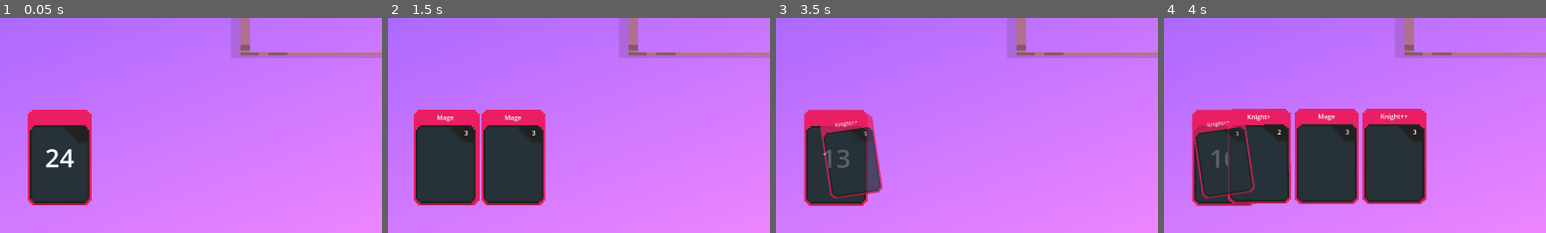
Above: before the commit, frames 1-4 (left to right).
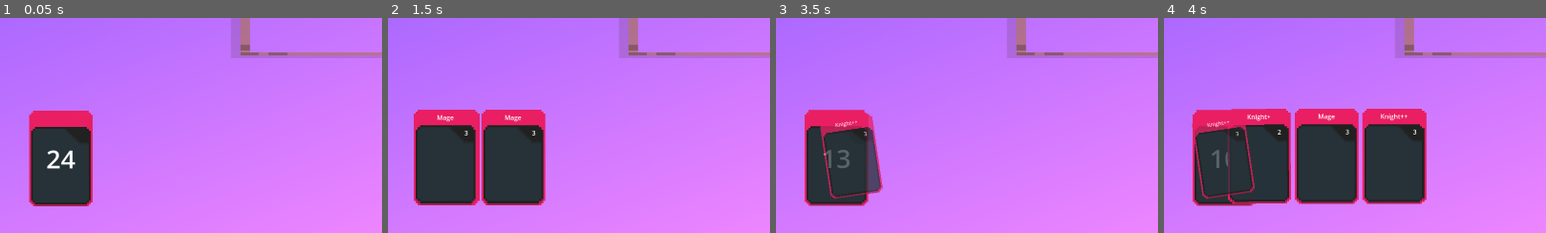
Above: after the commit, the same moments.

Repository: brandon-relentnet/deck-management
Game: Godot game, scene res://main.tscn
Same seed, same stepped clock (60 frames per second), same inputs: the game is played once before the commit and once after it.
Inputs (mouse positions are % of the whole screen's width and height, from its top left):
- Up to frame 1 (0.05 s): no input
- Up to frame 2 (1.5 s): drag from (26, 82) to (50, 40) at 0.52 s; click "End Turn" at 1.25 s
- Up to frame 3 (3.5 s): drag from (30, 55) to (18, 82) at 2.02 s; click "End Turn" at 2.75 s
- Up to frame 4 (4 s): move the mouse to (10, 82) at 3.52 s; click (10, 82) at 3.67 s
The pictures show only the part of the screen within x 0-50%, y 50-100%; the shares and areas given below are measured in that part.

The runs differ from the first frame. In frame 1, 1.4% of the frame differs, in the area x 7-25%, y 42-88%; in frame 2, nothing differs; in frame 3, 0.4%; in frame 4, 0.2%.

Commit message:
Refactored the card pile code into a uniform utils file.

Diff:
--- a/main.tscn
+++ b/main.tscn
@@ -7,10 +7,7 @@
 [ext_resource type="Script" uid="uid://dtcece7lyqaaa" path="res://scripts/input_manager.gd" id="6_7mycd"]
 [ext_resource type="PackedScene" uid="uid://csw2g32wfd03q" path="res://scenes/discard.tscn" id="6_272bh"]
 [ext_resource type="PackedScene" uid="uid://ddd4e4gfmyeeh" path="res://scenes/turn_manager.tscn" id="7_272bh"]
-[ext_resource type="Script" uid="uid://bgqglerkcylxx" path="res://addons/SmoothScroll/SmoothScrollContainer.gd" id="7_kek77"]
-[ext_resource type="Script" uid="uid://b7h0k2h2qwlqv" path="res://addons/SmoothScroll/scroll_damper/expo_scroll_damper.gd" id="8_4c57u"]
-[ext_resource type="Texture2D" uid="uid://ctx0154o1b8ax" path="res://assets/red-card-back.png" id="9_kek77"]
-[ext_resource type="Texture2D" uid="uid://b8vppoupuycxn" path="res://assets/red-card-front.png" id="10_4c57u"]
+[ext_resource type="PackedScene" uid="uid://cuayje03ahsa6" path="res://scenes/card_pile_view.tscn" id="8_5vw27"]
 
 [sub_resource type="Gradient" id="Gradient_7mycd"]
 colors = PackedColorArray(0.564706, 0.364706, 1, 1, 1, 0.552941, 1, 1)
@@ -21,18 +18,6 @@
 height = 1080
 fill_from = Vector2(0.188073, 0)
 fill_to = Vector2(0.853211, 0.978593)
-
-[sub_resource type="Resource" id="Resource_fdvxv"]
-script = ExtResource("8_4c57u")
-friction = 4.0
-minimum_velocity = 0.4
-rebound_strength = 7.0
-
-[sub_resource type="Resource" id="Resource_puyw0"]
-script = ExtResource("8_4c57u")
-friction = 4.0
-minimum_velocity = 0.4
-rebound_strength = 7.0
 
 [node name="Main" type="Node2D"]
 
@@ -62,104 +47,6 @@
 [node name="Deck" parent="." instance=ExtResource("4_lquwl")]
 position = Vector2(150, 890)
 
-[node name="CardPileView" type="CanvasLayer" parent="."]
-visible = false
-
-[node name="Background" type="ColorRect" parent="CardPileView"]
-anchors_preset = 15
-anchor_right = 1.0
-anchor_bottom = 1.0
-grow_horizontal = 2
-grow_vertical = 2
-color = Color(0, 0, 0, 0.560784)
-
-[node name="DrawPileScroll" type="ScrollContainer" parent="CardPileView"]
-anchors_preset = 15
-anchor_right = 1.0
-anchor_bottom = 1.0
-grow_horizontal = 2
-grow_vertical = 2
-horizontal_scroll_mode = 0
-script = ExtResource("7_kek77")
-wheel_scroll_damper = SubResource("Resource_fdvxv")
-dragging_scroll_damper = SubResource("Resource_puyw0")
-metadata/_custom_type_script = "uid://bgqglerkcylxx"
-
-[node name="MarginContainer" type="MarginContainer" parent="CardPileView/DrawPileScroll"]
-layout_mode = 2
-size_flags_horizontal = 3
-theme_override_constants/margin_left = 100
-theme_override_constants/margin_top = 100
-theme_override_constants/margin_right = 100
-theme_override_constants/margin_bottom = 100
-
-[node name="GridContainer" type="GridContainer" parent="CardPileView/DrawPileScroll/MarginContainer"]
-layout_mode = 2
-size_flags_horizontal = 4
-theme_override_constants/h_separation = 25
-theme_override_constants/v_separation = 25
-columns = 4
-
-[node name="DiscardPileScroll" type="ScrollContainer" parent="CardPileView"]
-anchors_preset = 15
-anchor_right = 1.0
-anchor_bottom = 1.0
-grow_horizontal = 2
-grow_vertical = 2
-horizontal_scroll_mode = 0
-script = ExtResource("7_kek77")
-wheel_scroll_damper = SubResource("Resource_fdvxv")
-dragging_scroll_damper = SubResource("Resource_puyw0")
-metadata/_custom_type_script = "uid://bgqglerkcylxx"
-
-[node name="MarginContainer" type="MarginContainer" parent="CardPileView/DiscardPileScroll"]
-layout_mode = 2
-size_flags_horizontal = 3
-theme_override_constants/margin_left = 100
-theme_override_constants/margin_top = 100
-theme_override_constants/margin_right = 100
-theme_override_constants/margin_bottom = 100
-
-[node name="GridContainer" type="GridContainer" parent="CardPileView/DiscardPileScroll/MarginContainer"]
-layout_mode = 2
-size_flags_horizontal = 4
-theme_override_constants/h_separation = 25
-theme_override_constants/v_separation = 25
-columns = 4
-
-[node name="DrawPileSprite" type="Sprite2D" parent="CardPileView"]
-texture_filter = 1
-position = Vector2(150, 890)
-scale = Vector2(2.5, 2.5)
-texture = ExtResource("10_4c57u")
-
-[node name="DrawPileLabel" type="RichTextLabel" parent="CardPileView"]
-z_index = 2
-offset_left = 75.0
-offset_top = 775.0
-offset_right = 225.0
-offset_bottom = 1005.0
-theme_override_font_sizes/normal_font_size = 64
-text = "0"
-horizontal_alignment = 1
-vertical_alignment = 1
-
-[node name="DiscardPileSprite" type="Sprite2D" parent="CardPileView"]
-z_index = 2
-texture_filter = 1
-position = Vector2(1770, 890)
-scale = Vector2(2.5, 2.5)
-texture = ExtResource("9_kek77")
-
-[node name="DiscardPileLabel" type="RichTextLabel" parent="CardPileView"]
-z_index = 2
-offset_left = 1695.0
-offset_top = 775.0
-offset_right = 1845.0
-offset_bottom = 1005.0
-theme_override_font_sizes/normal_font_size = 64
-text = "0"
-horizontal_alignment = 1
-vertical_alignment = 1
+[node name="CardPileView" parent="." instance=ExtResource("8_5vw27")]
 
 [connection signal="pressed" from="TurnManager" to="CardManager" method="_on_turn_manager_pressed"]
--- a/scenes/card_pile_view.tscn
+++ b/scenes/card_pile_view.tscn
@@ -26,15 +26,17 @@
 anchor_bottom = 1.0
 grow_horizontal = 2
 grow_vertical = 2
-color = Color(0, 0, 0, 0.560784)
+color = Color(0, 0, 0, 0.705882)
 
 [node name="DrawPileScroll" type="ScrollContainer" parent="."]
+visible = false
 anchors_preset = 15
 anchor_right = 1.0
 anchor_bottom = 1.0
 grow_horizontal = 2
 grow_vertical = 2
 horizontal_scroll_mode = 0
+vertical_scroll_mode = 3
 script = ExtResource("1_rqpms")
 wheel_scroll_damper = SubResource("Resource_fdvxv")
 dragging_scroll_damper = SubResource("Resource_puyw0")
@@ -56,6 +58,7 @@
 columns = 4
 
 [node name="DiscardPileScroll" type="ScrollContainer" parent="."]
+visible = false
 anchors_preset = 15
 anchor_right = 1.0
 anchor_bottom = 1.0
--- /dev/null
+++ b/scripts/card_pile_view.gd
@@ -0,0 +1,78 @@
+extends Node
+class_name CardPileUtils
+# Enums for pile type
+enum PileType {DRAW, DISCARD}
+# Update the displayed count of cards in the pile
+static func update_display(pile_node: Node2D, count: int) -> void:
+	# Apply shake effect when cards are added/removed
+	Utils.apply_shake_effect(pile_node)
+
+	# Update the text in the relevant labels
+	if pile_node.has_node("RichTextLabel"):
+		pile_node.get_node("RichTextLabel").text = str(count)
+
+	var pile_name = "Draw" if pile_node.name == "Deck" else "Discard"
+	var pile_label = pile_node.get_node("../CardPileView/" + pile_name + "PileLabel")
+	pile_label.text = str(count)
+# Show the card pile view
+static func view_pile(pile_node: Node2D, card_scene: PackedScene, card_ids: Array, is_draw_pile: bool) -> void:
+	var pile_type = PileType.DRAW if is_draw_pile else PileType.DISCARD
+	var pile_name = "Draw" if is_draw_pile else "Discard"
+
+	# Emit the appropriate signal
+	if is_draw_pile:
+		pile_node.emit_signal("draw_pile_opened")
+	else:
+		pile_node.emit_signal("discard_pile_opened")
+
+	# Get references to UI components
+	var pile_view_container = pile_node.get_node("../CardPileView")
+	var grid_container = pile_node.get_node("../CardPileView/" + pile_name + "PileScroll/MarginContainer/GridContainer")
+
+	# Clear any existing cards in the view
+	for child in grid_container.get_children():
+		child.queue_free()
+
+	# For draw pile, we want to shuffle the display to hide the actual order
+	var display_card_ids = card_ids.duplicate()
+	if is_draw_pile:
+		display_card_ids.shuffle()
+
+	# Create a visual representation for each card in the pile
+	for card_id in display_card_ids:
+		var new_card = card_scene.instantiate()
+		new_card.setup_from_id(card_id)
+
+		# Reset rotation to avoid UI issues
+		new_card.rotation_degrees = 0
+
+		# Cards need a minimum size to render properly in container
+		var control = Control.new()
+		control.custom_minimum_size = Vector2(160, 240)
+		control.add_child(new_card)
+
+		# Position the card within its Control container
+		new_card.position = Vector2(60, 90)
+
+		grid_container.add_child(control)
+
+		# Disable dragging or other interactions for these preview cards
+		if new_card.has_node("Area2D"):
+			new_card.get_node("Area2D").input_pickable = false
+
+	# Make sure the view is visible
+	pile_view_container.visible = true
+	pile_node.get_node("../CardPileView/" + pile_name + "PileScroll").visible = true
+# Close the card pile view
+static func close_pile(pile_node: Node2D, is_draw_pile: bool) -> void:
+	var pile_name = "Draw" if is_draw_pile else "Discard"
+
+	# Hide the view
+	pile_node.get_node("../CardPileView").visible = false
+	pile_node.get_node("../CardPileView/" + pile_name + "PileScroll").visible = false
+
+	# Emit the appropriate signal
+	if is_draw_pile:
+		pile_node.emit_signal("draw_pile_closed")
+	else:
+		pile_node.emit_signal("discard_pile_closed")
--- a/scripts/deck.gd
+++ b/scripts/deck.gd
@@ -37,8 +37,7 @@
 
 # Updates the visual counter showing how many cards are left in the deck
 func update_deck_display() -> void:
-	$RichTextLabel.text = str(player_deck.size())
-	$"../CardPileView/DrawPileLabel".text = str(player_deck.size())
+	CardPileUtils.update_display(self, player_deck.size())
 
 # Main function to draw a card from the deck
 func draw_card() -> void:
@@ -105,49 +104,13 @@
 	# Update the deck counter
 	update_deck_display()
 
-# Show the draw pile view UI
+# Show the draw pile view UI (now uses CardPileUtils)
 func view_draw_pile() -> void:
-	emit_signal("draw_pile_opened")
+	CardPileUtils.view_pile(self, card_scene, player_deck, true)
 
-	# Clear any existing cards in the view
-	for child in $"../CardPileView/DrawPileScroll/MarginContainer/GridContainer".get_children():
-		child.queue_free()
-
-	# Shuffle the array so the player doesn't know what's coming next
-	var shuffled_view_player_deck = player_deck.duplicate()
-	shuffled_view_player_deck.shuffle()
-
-	# Create a visual representation for each card in the draw pile
-	for card_id in shuffled_view_player_deck:
-		var new_card = card_scene.instantiate()
-		new_card.setup_from_id(card_id)
-
-		# Reset rotation to avoid UI issues
-		new_card.rotation_degrees = 0
-
-		# Cards need a minimum size to render properly in HBoxContainer
-		var control = Control.new()
-		control.custom_minimum_size = Vector2(160, 240)
-		control.add_child(new_card)
-
-		# Position the card within its Control container
-		new_card.position = Vector2(60, 90)
-
-		$"../CardPileView/DrawPileScroll/MarginContainer/GridContainer".add_child(control)
-
-		# Disable dragging or other interactions for these preview cards
-		if new_card.has_node("Area2D"):
-			new_card.get_node("Area2D").input_pickable = false
-
-	# Make sure the TextureRect is visible
-	$"../CardPileView".visible = true
-	$"../CardPileView/DrawPileScroll".visible = true
-
-# Close the draw pile view
+# Close the draw pile view (now uses CardPileUtils)
 func close_draw_pile() -> void:
-	$"../CardPileView".visible = false
-	$"../CardPileView/DrawPileScroll".visible = false
-	emit_signal("draw_pile_closed")
+	CardPileUtils.close_pile(self, true)
 
 # Move cards from discard pile back to draw pile
 func move_discard_to_draw() -> void:
--- a/scripts/discard.gd
+++ b/scripts/discard.gd
@@ -21,51 +21,16 @@
 
 # Updates the visual counter showing how many cards are in the discard pile
 func update_discard_display() -> void:
-	# Apply shake effect when cards are added/removed
-	Utils.apply_shake_effect(self)
+	CardPileUtils.update_display(self, discard_pile.size())
 
+	# Ensure counter is visible above everything (specific to discard)
 	if has_node("RichTextLabel"):
-		$RichTextLabel.text = str(discard_pile.size())
-		$"../CardPileView/DiscardPileLabel".text = str(discard_pile.size())
-		# Ensure counter is visible above everything
 		$RichTextLabel.z_index = 21
 
-# Show the draw pile view UI
+# Show the discard pile view UI (now uses CardPileUtils)
 func view_discard_pile() -> void:
-	emit_signal("discard_pile_opened")
+	CardPileUtils.view_pile(self, card_scene, discard_pile, false)
 
-	# Clear any existing cards in the view
-	for child in $"../CardPileView/DiscardPileScroll/MarginContainer/GridContainer".get_children():
-		child.queue_free()
-
-	# Create a visual representation for each card in the draw pile
-	for card_id in discard_pile:
-		var new_card = card_scene.instantiate()
-		new_card.setup_from_id(card_id)
-
-		# Reset rotation to avoid UI issues
-		new_card.rotation_degrees = 0
-
-		# Cards need a minimum size to render properly in HBoxContainer
-		var control = Control.new()
-		control.custom_minimum_size = Vector2(160, 240)
-		control.add_child(new_card)
-
-		# Position the card within its Control container
-		new_card.position = Vector2(60, 90)
-
-		$"../CardPileView/DiscardPileScroll/MarginContainer/GridContainer".add_child(control)
-
-		# Disable dragging or other interactions for these preview cards
-		if new_card.has_node("Area2D"):
-			new_card.get_node("Area2D").input_pickable = false
-
-	# Make sure the TextureRect is visible
-	$"../CardPileView".visible = true
-	$"../CardPileView/DiscardPileScroll".visible = true
-
-# Close the draw pile view
+# Close the discard pile view (now uses CardPileUtils)
 func close_discard_pile() -> void:
-	$"../CardPileView".visible = false
-	$"../CardPileView/DiscardPileScroll".visible = false
-	emit_signal("discard_pile_closed")
+	CardPileUtils.close_pile(self, false)
--- a/scripts/input_manager.gd
+++ b/scripts/input_manager.gd
@@ -25,7 +25,6 @@
 	deck_reference.connect("draw_pile_closed", _on_draw_pile_closed)
 	discard_reference.connect("discard_pile_opened", _on_discard_pile_opened)
 	discard_reference.connect("discard_pile_closed", _on_discard_pile_closed)
-
 
 func _on_draw_pile_opened() -> void:
 	draw_pile_view_open = true
@@ -58,8 +57,8 @@
 	if result.size() > 0:
 		var card_found = result[0].collider.get_parent()
 		if card_found:
-			# Don't allow dragging cards when draw pile view is open
-			if not draw_pile_view_open:
+			# Don't allow dragging cards when any pile view is open
+			if not draw_pile_view_open and not discard_pile_view_open:
 				card_manager_reference.start_drag(card_found)
 			return
 
@@ -69,6 +68,7 @@
 		var parent_node = result[0].collider.get_parent()
 
 		if parent_node in [deck_reference, discard_reference]:
+			# Check if we're clicking on the deck or discard
 			var is_deck = parent_node == deck_reference
 
 			# Get references to the relevant pile objects based on what was clicked
Not shown: 1 places in main.tscn that only renumber resources
Not shown, added: scripts/card_pile_view.gd.uid
